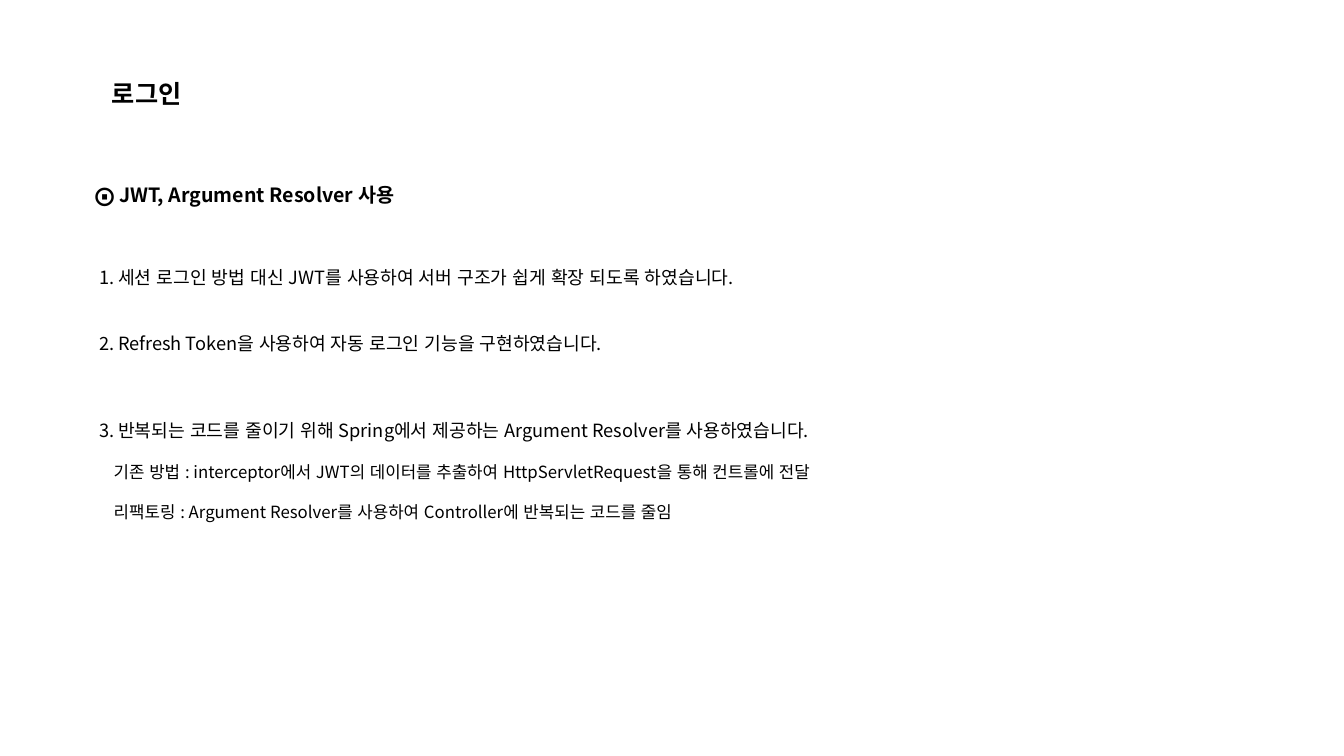
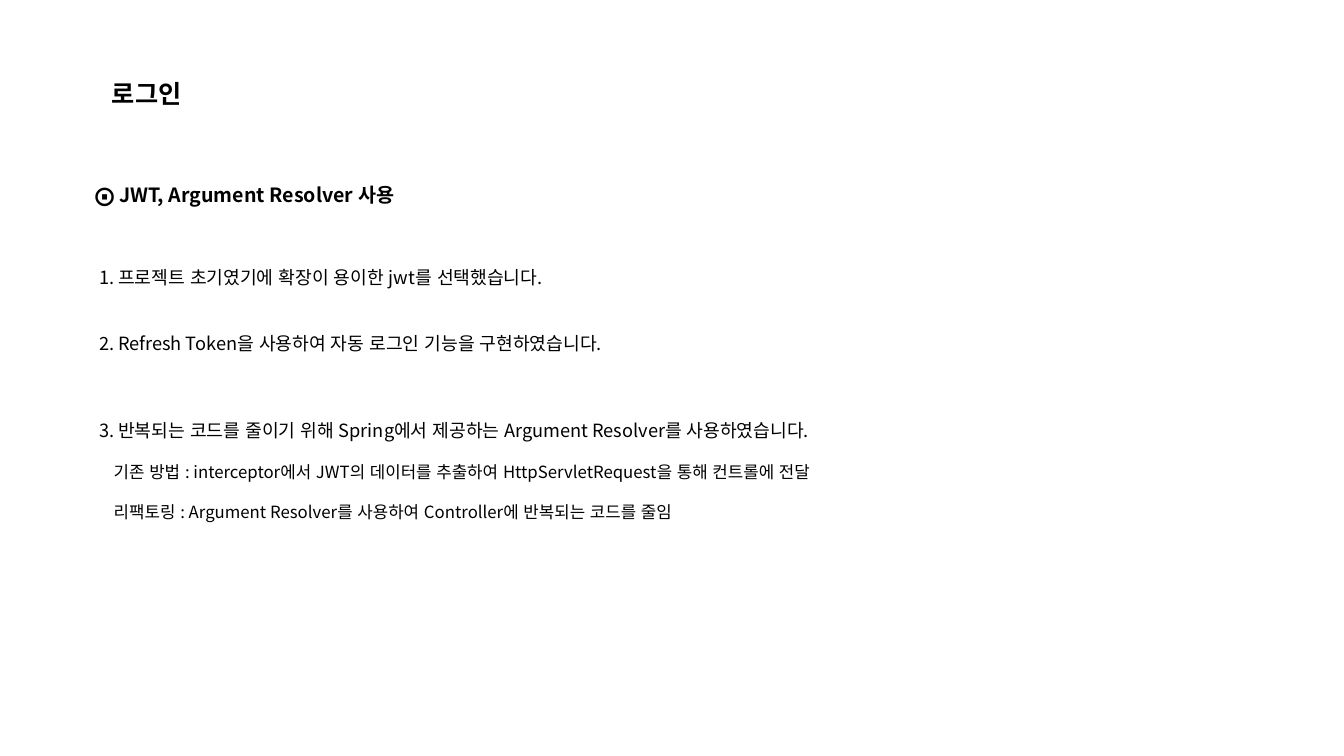
Before and after one commit to ohjinhokor/PortFolio, a slide deck: slide 7 of 오진호 포트폴리오.pptx. Drawn at 1344x756 pixels with LibreOffice and Linux fonts; fonts in the diff are those of the drawing; background and template pictures are left out. Boxes give left, top, right and bottom in pixels: in the first picture for what was removed or moved away, otherwise in the second. Text is boxed around its words. In the diff, an @@ line names an element or a change of style, - is before the commit and + after.

```diff
--- a/오진호 포트폴리오.pptx
+++ b/오진호 포트폴리오.pptx
@@ text at (99, 269, 542, 289): text changed @@
-1. 세션 로그인 방법 대신 JWT를 사용하여 서버 구조가 쉽게 확장 되도록 하였습니다.
+1. 프로젝트 초기였기에 확장이 용이한 jwt를 선택했습니다.
```
Also in this commit, not shown: 5 other slides changed, 2 other files.
